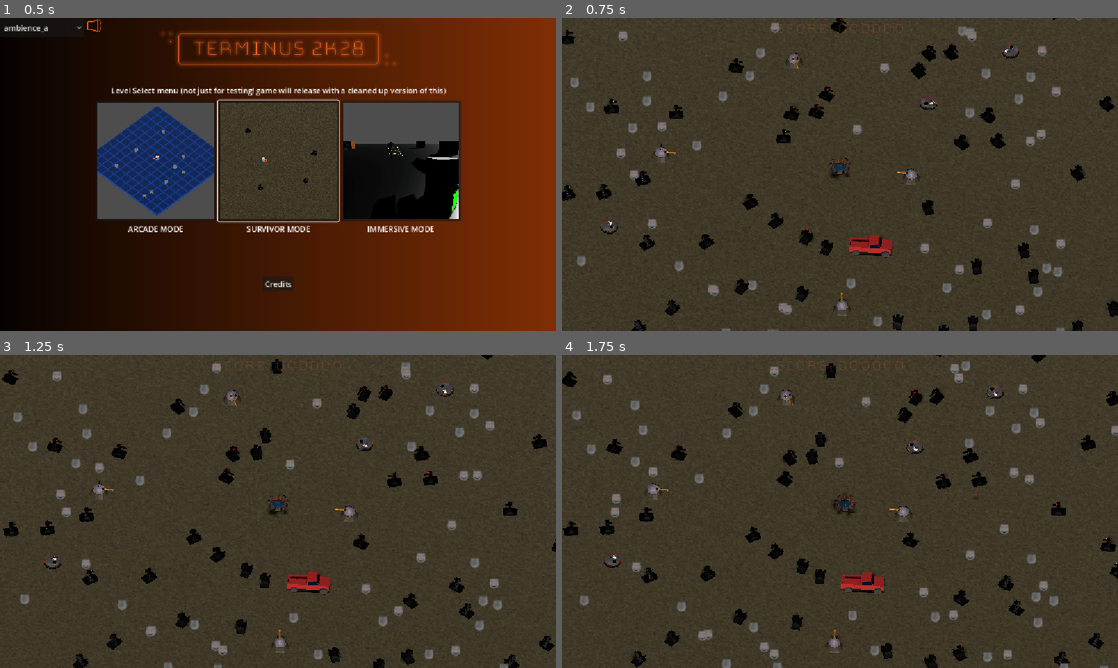
Above: before the commit, frames 1-4 (two rows, left to right).
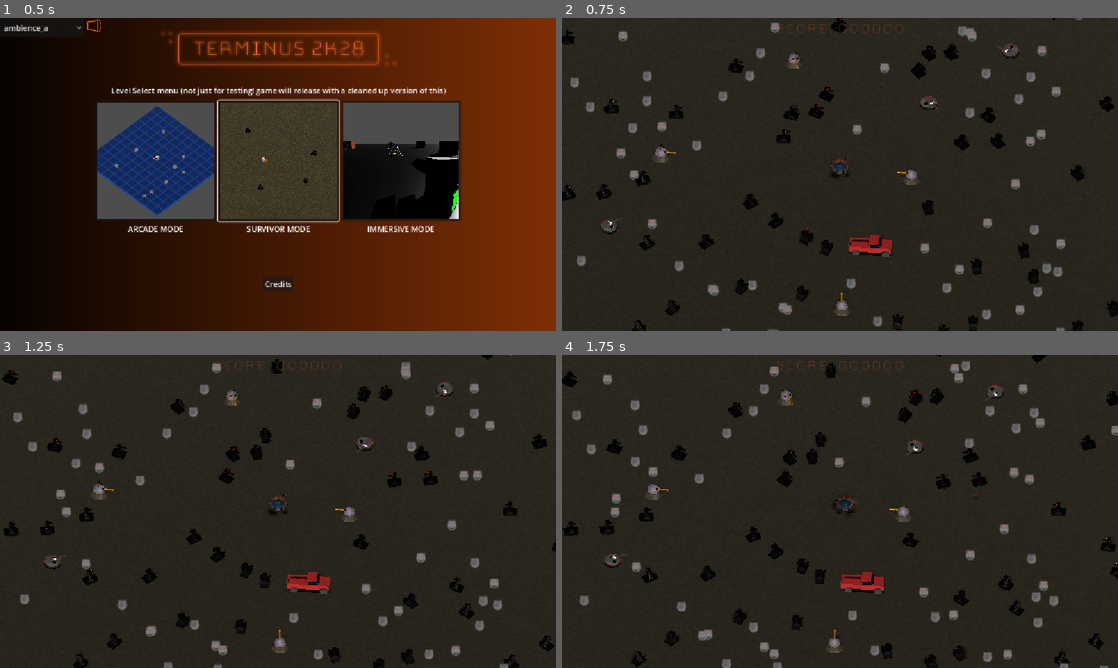
Above: after the commit, the same moments.

Repository: Gamkedo/terminus-2k28
Game: Godot game, scene res://level_menu.tscn
Two runs of this game, one before a commit and one after it. Both use one fixed random seed, a clock stepped at 60 frames per second and the inputs below.
Inputs (mouse positions are in pixels of both pictures, inside the frame that each line leads up to):
- Up to frame 1 (0.5 s): no input
- Up to frame 2 (0.75 s): click (840, 161) at 0.5 s
- Up to frame 3 (1.25 s): no input
- Up to frame 4 (1.75 s): move the mouse to (962, 495) at 1.27 s; press the mouse at (962, 495) at 1.28 s; hold D (walk_right) from 1.28 s (still down)

Frame 1 is identical in both runs. In frame 2, 29% of the frame differs, in the area x 0-100%, y 0-100%; in frame 3, 29%; in frame 4, 29%.

Commit message:
Darkening dirt in survivors mode to see roombye knife easier

Diff:
--- a/Scenes - Levels/areaSurvivor.tscn
+++ b/Scenes - Levels/areaSurvivor.tscn
@@ -16,6 +16,7 @@
 [ext_resource type="PackedScene" uid="uid://bsqax7a47vrc6" path="res://Scenes - UI/game_over.tscn" id="14_ww2x6"]
 
 [sub_resource type="StandardMaterial3D" id="StandardMaterial3D_42ddl"]
+albedo_color = Color(0.57, 0.57, 0.57, 1)
 albedo_texture = ExtResource("1_hcq85")
 uv1_scale = Vector3(4, 4, 4)
 
@@ -1769,4 +1770,3 @@
 transform = Transform3D(0.43197018, 0, -0.67335105, 0, 0.80000013, 0, 0.67335105, 0, 0.43197018, 73.57091, -1.9073486e-06, 64.355804)
 
 [node name="GameOverScreen" parent="." unique_id=397520369 instance=ExtResource("14_ww2x6")]
-visible = false
